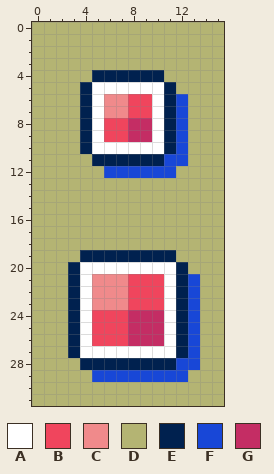
One commit to this pixel-art sprite: graphics/summary_screen_new/tabBattle.png. That is the earlier state.
The file is 16x32 pixels.
Palette (. is transparent): A #ffffff  B #f0455d  C #f08a8b  D #b4b473  E #00214f  F #1847d7  G #c42d64
Pixels before, first column x 0:
 0 DDDDDDDDDDDDDDDD
 1 DDDDDDDDDDDDDDDD
 2 DDDDDDDDDDDDDDDD
 3 DDDDDDDDDDDDDDDD
 4 DDDDDEEEEEEDDDDD
 5 DDDDEAAAAAAEDDDD
 6 DDDDEACCBBAEFDDD
 7 DDDDEACCBBAEFDDD
 8 DDDDEABBGGAEFDDD
 9 DDDDEABBGGAEFDDD
10 DDDDEAAAAAAEFDDD
11 DDDDDEEEEEEFFDDD
12 DDDDDDFFFFFFDDDD
13 DDDDDDDDDDDDDDDD
14 DDDDDDDDDDDDDDDD
15 DDDDDDDDDDDDDDDD
16 DDDDDDDDDDDDDDDD
17 DDDDDDDDDDDDDDDD
18 DDDDDDDDDDDDDDDD
19 DDDDEEEEEEEEDDDD
20 DDDEAAAAAAAAEDDD
21 DDDEACCCBBBAEFDD
22 DDDEACCCBBBAEFDD
23 DDDEACCCBBBAEFDD
24 DDDEABBBGGGAEFDD
25 DDDEABBBGGGAEFDD
26 DDDEABBBGGGAEFDD
27 DDDEAAAAAAAAEFDD
28 DDDDEEEEEEEEFFDD
29 DDDDDFFFFFFFFDDD
30 DDDDDDDDDDDDDDDD
31 DDDDDDDDDDDDDDDD
After:
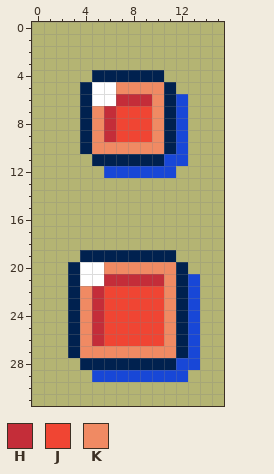
Colours new in this view: H #c42d39  J #f04533  K #f08a63
Edits made:
Colour C gives way to colour A in row 6 at x 6; in row 21 at x 5.
Colour B gives way to colour H in row 6 at x 8 to 9; in rows 8 to 9 at x 6; in row 21 at x 8 to 10; in rows 24 to 26 at x 5.
Colour C gives way to colour H in row 6 at x 7; in row 7 at x 6; in row 21 at x 6 to 7; in rows 22 to 23 at x 5.
Colour B gives way to colour J in row 7 at x 8 to 9; in rows 8 to 9 at x 7; in rows 22 to 23 at x 8 to 10; in rows 24 to 26 at x 6 to 7.
Colour C gives way to colour J in row 7 at x 7; in rows 22 to 23 at x 6 to 7.
Colour G gives way to colour J in rows 8 to 9 at x 8 to 9; in rows 24 to 26 at x 8 to 10.
Colour A gives way to colour K in row 5 at x 7 to 10; in row 6 at x 10; in rows 7 to 9 at x 5 and 10; in row 10 at x 5 to 10; in row 20 at x 6 to 11; in row 21 at x 11.
Colour A gives way to colour K in rows 22 to 26 at x 4 and 11; in row 27 at x 4 to 11.
Pixel boxes of the changes (left, top, right, bottom) in both pictures:
changed: (92, 82, 164, 154)
changed: (80, 262, 176, 358)
